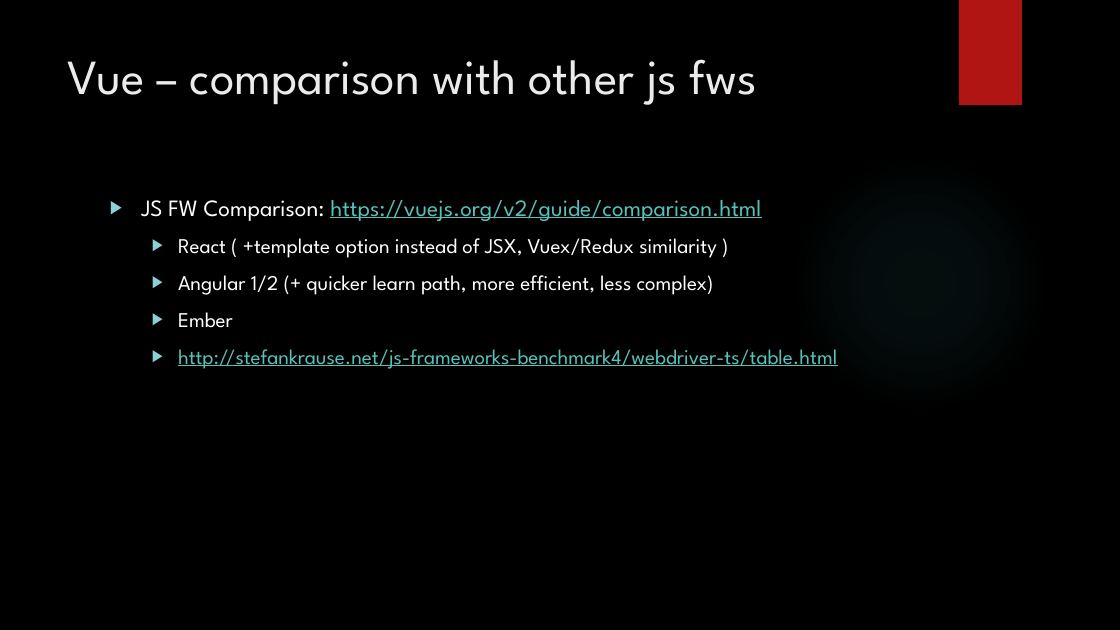
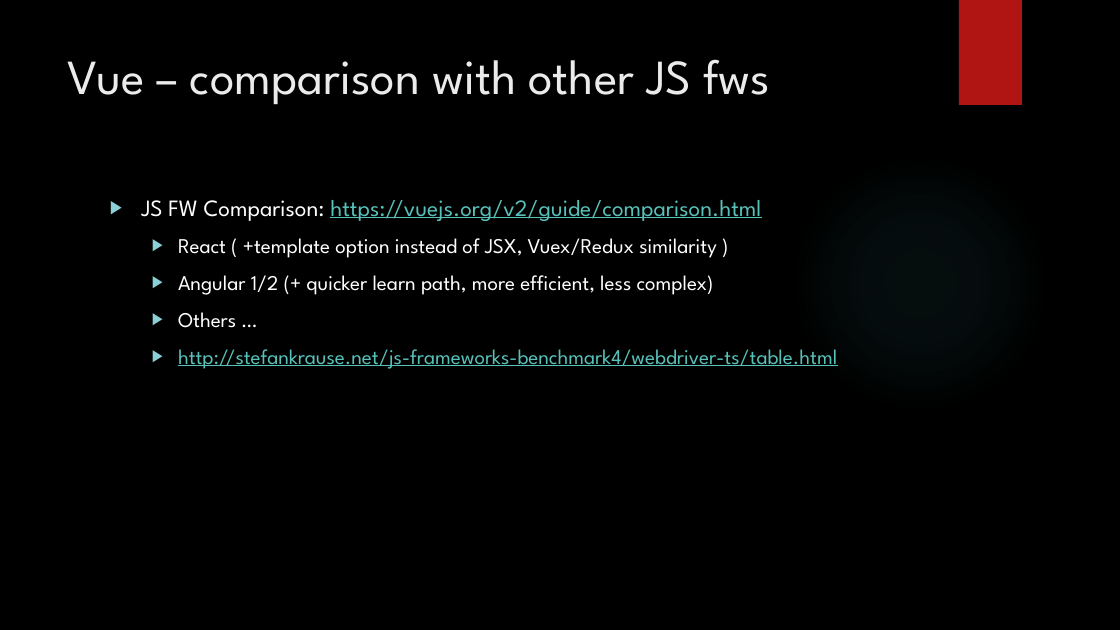
Before and after one commit to lukasmakac/bchistory, a slide deck: slide 5 of VUE.pptx (slide 3 before the commit). Drawn at 1120x630 pixels with LibreOffice and Linux fonts; fonts in the diff are those of the drawing; background and template pictures are left out. Boxes give left, top, right and bottom in pixels: in the first picture for what was removed or moved away, otherwise in the second. Text is boxed around its words. In the diff, an @@ line names an element or a change of style, - is before the commit and + after.

```diff
--- a/VUE.pptx
+++ b/VUE.pptx
@@ title at <box>68,59,770,105</box>: text changed @@
-Vue – comparison with other js fws
+Vue – comparison with other JS fws
@@ text at <box>178,312,236,328</box>: text changed @@
-  ▶ Ember
+  ▶ Others …
```
Also in this commit, not shown: 3 other slides changed, 1 slide added.
